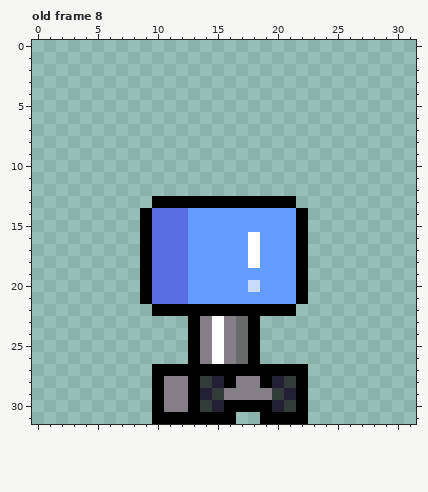
One commit to this pixel-art file: core/sprites/RobotEnter.ase. Above: the version before the commit.
32x32 pixels, 8 frames. Pixels under 10% opacity are left out. Colours within 5 levels of each other are drawn and written as one. Shown: old frame 8. The commit also changed other frames, which this record leaves out.
The same view after the edit:
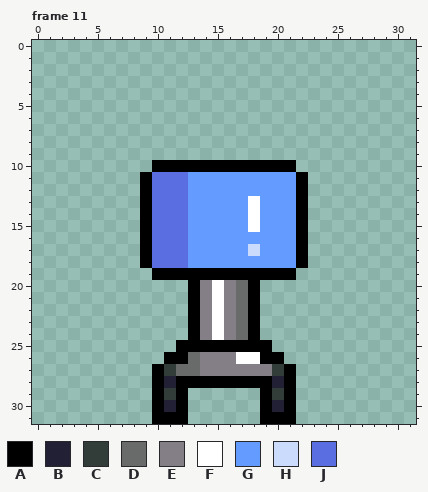
Palette (. is transparent): A #000000  B #222034  C #323c39  D #696a6a  E #847e87  F #ffffff  G #639bff  H #cbdbfc  J #5b6ee1
What changed:
frames 8 -> 24
Changed rows in their new state; - is an unchanged pixel.
Frame 11 against old frame 8:
first column x 9:
10 -AAAAAAAAAAAA-
11 AJJJGGGGGGGGGA
12 AJJJGGGGGGGGGA
13 AJJJGGGGGFGGGA
14 ---------F----
15 ---------F----
16 ---------G----
17 ---------H----
18 ---------G----
19 .AAAAAAAAAAAA.
20 ....AEFEDA....
21 ....AEFEDA....
22 -...-EFED-...-
25 ---A-AAAA-A---
26 --AAD-E-FFAA--
27 --CDDEEEEEEC-.
28 --BA-AA-AA--A.
29 --CA......A-A.
30 --BA......--A.
31 ----....-----.
